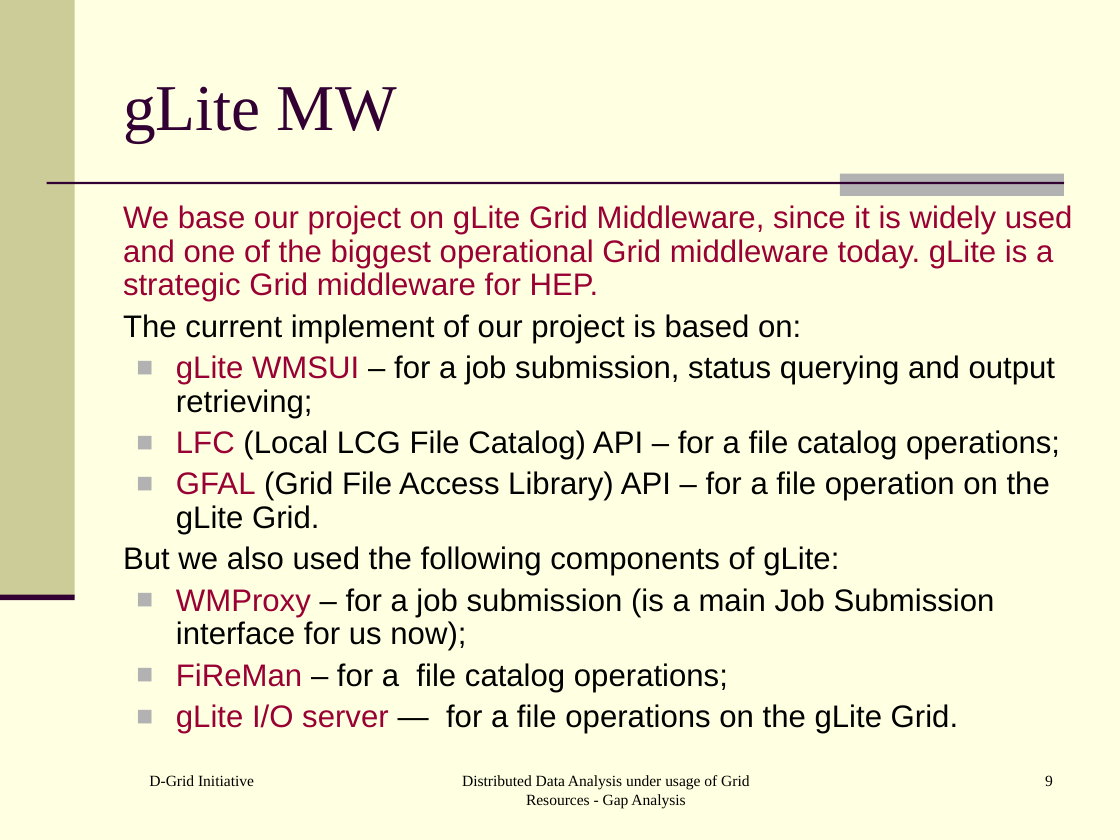
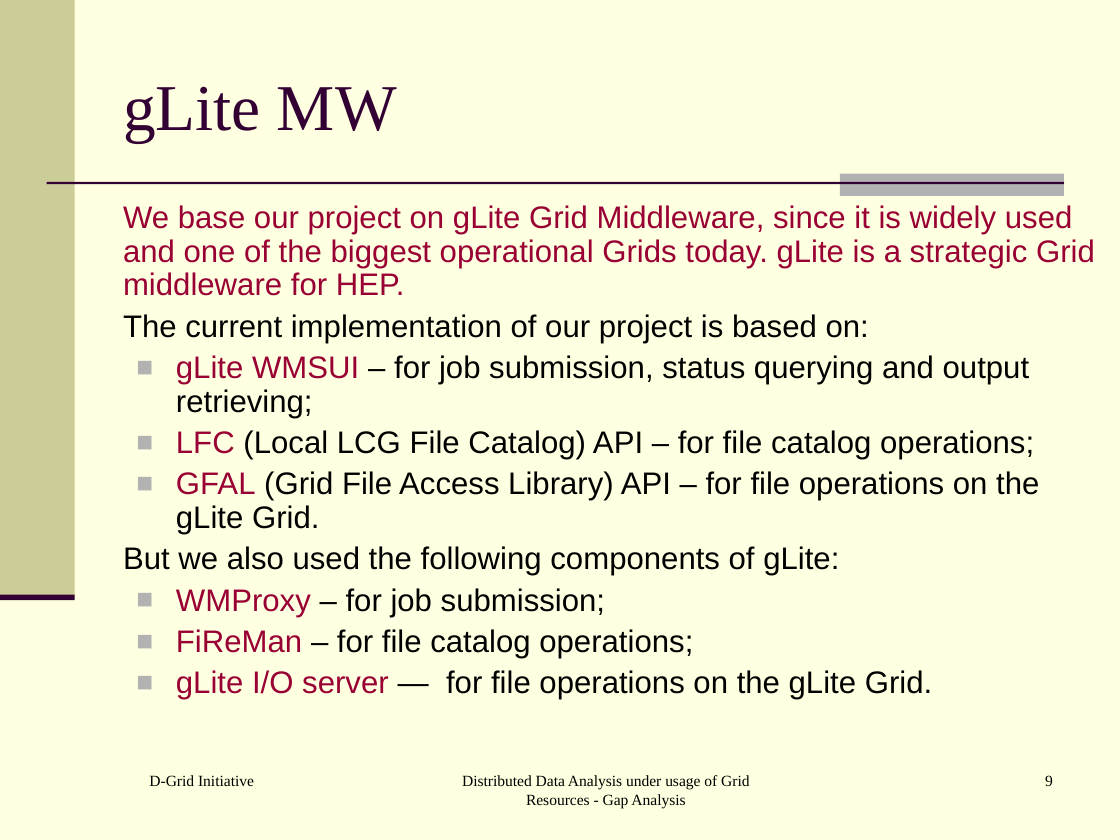
Before and after one commit to AnarManafov/PoDDocumentation, a slide deck: slide 9 of HEPCG-Workshops/2006-Nov/HEPCG-Workshops-2006-Nov.ppt. Drawn at 1120x840 pixels with LibreOffice and Linux fonts; fonts in the diff are those of the drawing. Boxes give left, top, right and bottom in pixels: in the first picture for what was removed or moved away, otherwise in the second. Text is boxed around its words. In the diff, an @@ line names an element or a change of style, - is before the commit and + after.

Commit message:
v. 1.02

```diff
--- a/HEPCG-Workshops/2006-Nov/HEPCG-Workshops-2006-Nov.ppt
+++ b/HEPCG-Workshops/2006-Nov/HEPCG-Workshops-2006-Nov.ppt
@@ text at <box>123,205,1095,534</box>: text changed @@
-We base our project on gLite Grid Middleware, since it is widely used and one of the biggest operational Grid middleware today. gLite is a strategic Grid middleware for HEP.
-The current implement of our project is based on:
-■ gLite WMSUI – for a job submission, status querying and output retrieving;
-■ LFC (Local LCG File Catalog) API – for a file catalog operations;
-■ GFAL (Grid File Access Library) API – for a file operation on the gLite Grid.
+We base our project on gLite Grid Middleware, since it is widely used and one of the biggest operational Grids today. gLite is a strategic Grid middleware for HEP.
+The current implementation of our project is based on:
+■ gLite WMSUI – for job submission, status querying and output retrieving;
+■ LFC (Local LCG File Catalog) API – for file catalog operations;
+■ GFAL (Grid File Access Library) API – for file operations on the gLite Grid.
@@ text at <box>176,588,932,700</box>: text changed @@
-■ WMProxy – for a job submission (is a main Job Submission interface for us now);
-■ FiReMan – for a file catalog operations;
-■ gLite I/O server — for a file operations on the gLite Grid.
+■ WMProxy – for job submission;
+■ FiReMan – for file catalog operations;
+■ gLite I/O server — for file operations on the gLite Grid.
```
Also in this commit, not shown: 7 other slides changed.
